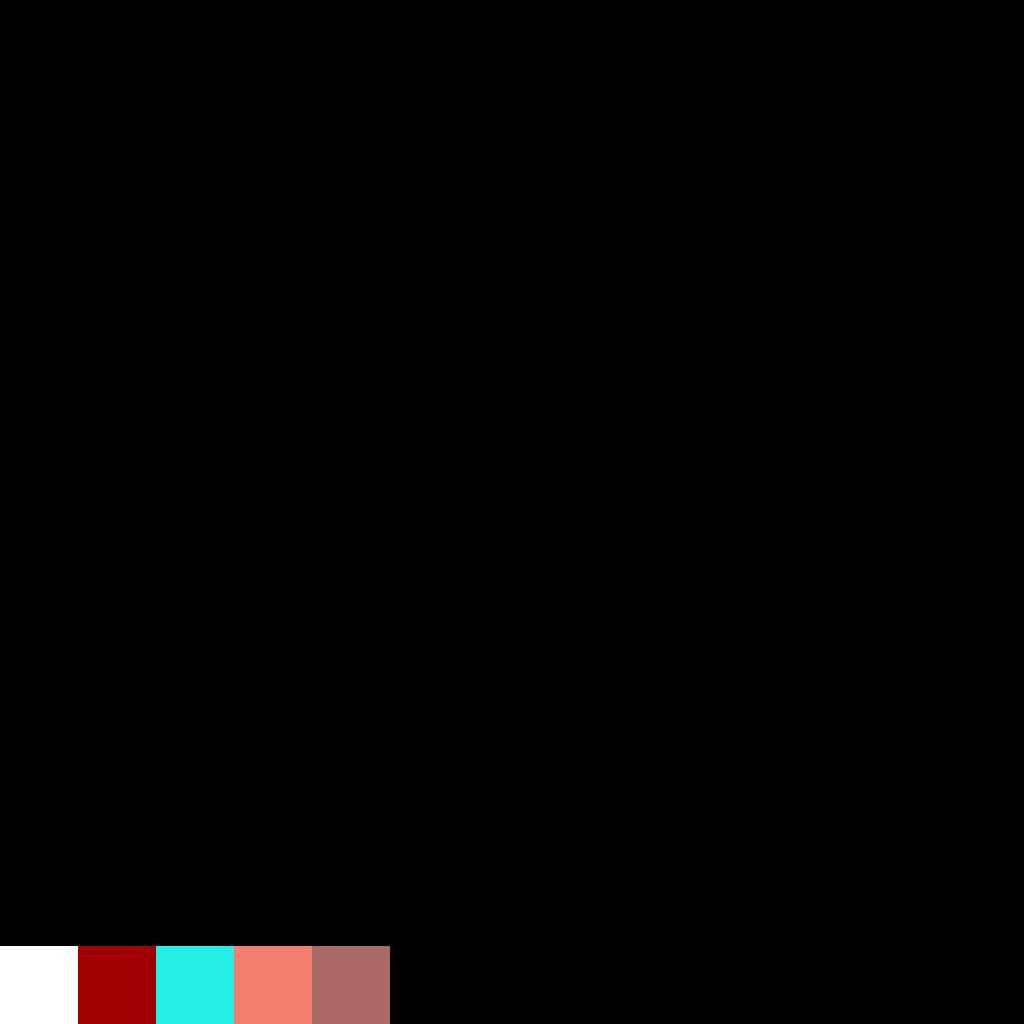
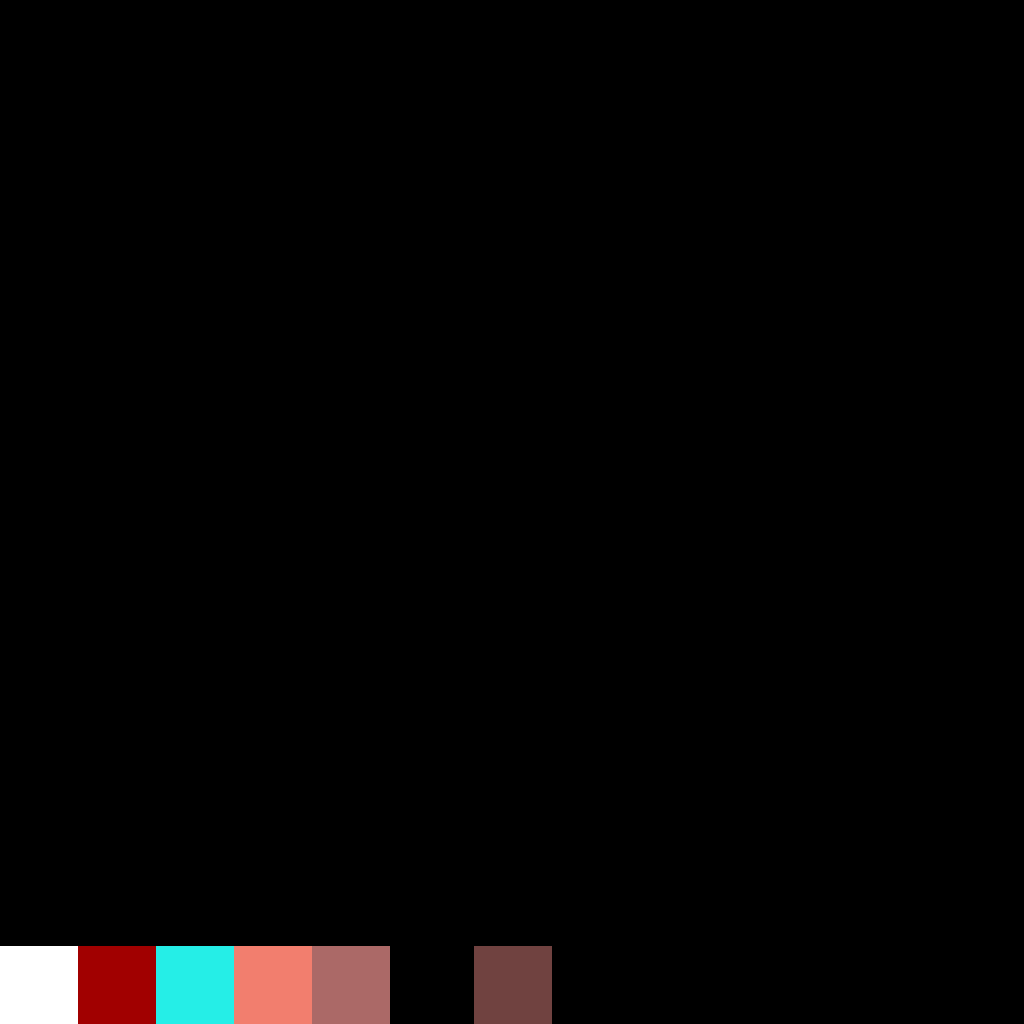
The second 1024×1024 image is a revision of the first. Changes to its layers:
added layer "Layer 6" above "Layer 5" over (474, 946, 552, 1024)
